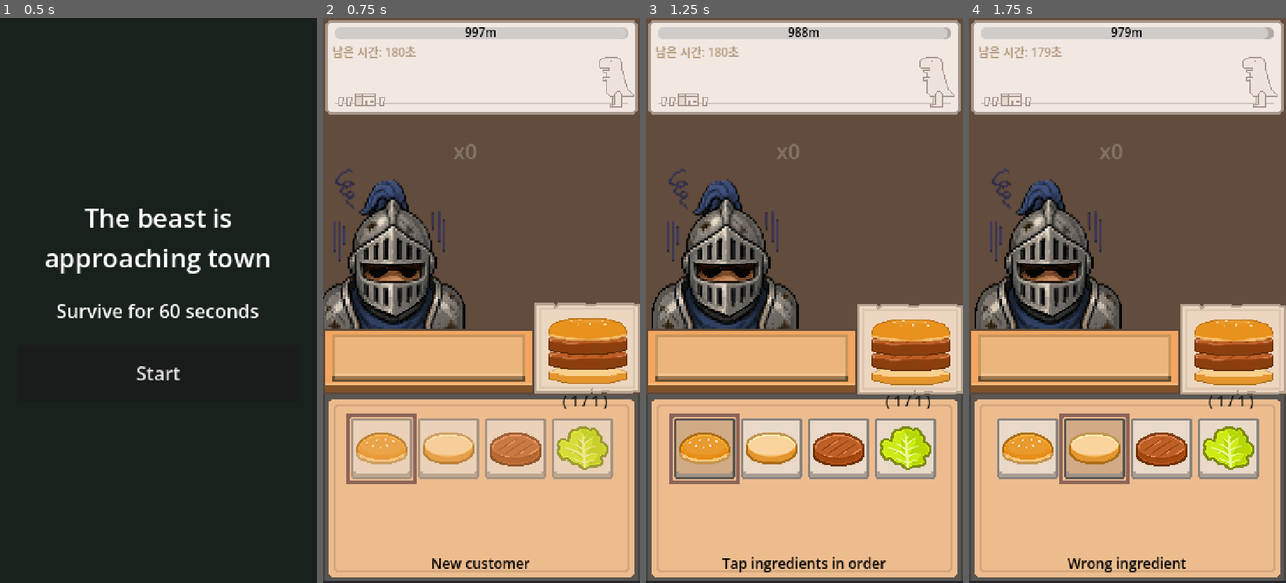
Above: before the commit, frames 1-4 (left to right).
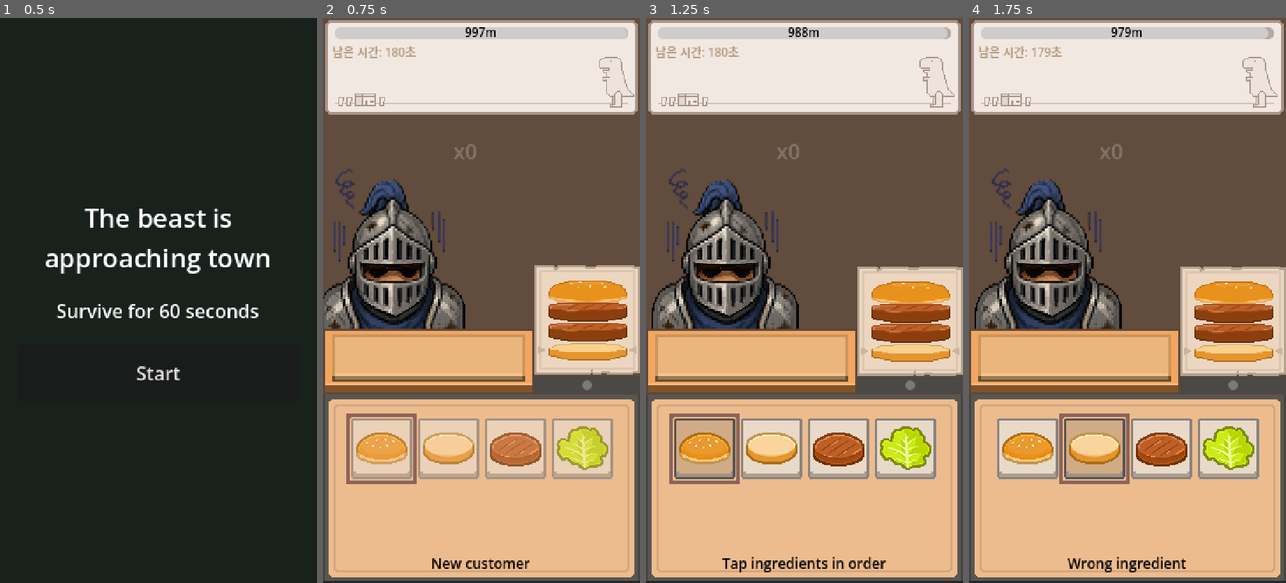
Above: after the commit, the same moments.

Repository: TO4D/save-us-burger-man
Game: Godot game, scene res://scenes/Main.tscn
Two runs of this game, one before a commit and one after it. Both use one fixed random seed, a clock stepped at 60 frames per second and the inputs below.
Inputs:
- Up to frame 1 (0.5 s): no input
- Up to frame 2 (0.75 s): click "Start" at 0.5 s
- Up to frame 3 (1.25 s): no input
- Up to frame 4 (1.75 s): tap Enter at 1.25 s; hold Right from 1.28 s (still down)

Frame 1 is identical in both runs. In frame 2, 6.6% of the frame differs, in the area x 66-100%, y 43-70%; in frame 3, 6.5%; in frame 4, 6.5%.

Commit message:
[추가] 주문 결과 등급 연출과 진행 표시 강화

Diff:
--- a/scenes/components/RecipeDisplayStack.gd
+++ b/scenes/components/RecipeDisplayStack.gd
@@ -14,29 +14,24 @@
 @export var progress_label_height: float = 12.0
 @export var progress_label_gap: float = 2.0
 
-@onready var progress_label: Label = $ProgressLabel
-
 var _ticket_views: Array[RecipePreview] = []
+var _recipes: Array = []
+var _current_recipe_index: int = 0
 var _animation_token: int = 0
 
 
 func _ready() -> void:
 	mouse_filter = Control.MOUSE_FILTER_IGNORE
-	_update_ticket_progress()
 
 
 func show_recipes(recipe_list: Array) -> void:
 	clear_recipes()
+	_recipes = recipe_list.duplicate()
+	_current_recipe_index = 0
 	var token := _animation_token
 
-	for recipe in recipe_list:
-		var ticket := RECIPE_PREVIEW_SCENE.instantiate() as RecipePreview
-		add_child(ticket)
-		ticket.set_recipe(recipe)
-		#ticket.modulate.a = 0.0
-		_ticket_views.append(ticket)
+	_show_current_recipe()
 
-	_update_ticket_progress()
 	_prepare_entry_layout()
 	_play_entry_sequence(token)
 
@@ -45,9 +40,28 @@
 	_animation_token += 1
 	for ticket in _ticket_views:
 		if is_instance_valid(ticket):
+			if ticket.get_parent() == self:
+				remove_child(ticket)
 			ticket.queue_free()
 	_ticket_views.clear()
-	_update_ticket_progress()
+	_recipes.clear()
+	_current_recipe_index = 0
+
+
+func set_current_step(step: int) -> void:
+	for index in range(_ticket_views.size()):
+		var ticket := _ticket_views[index]
+		if is_instance_valid(ticket):
+			ticket.set_active_step(step if index == 0 else -1)
+
+
+func play_current_indicator_shake() -> void:
+	if _ticket_views.is_empty():
+		return
+
+	var ticket := _ticket_views[0]
+	if is_instance_valid(ticket):
+		ticket.play_indicator_shake()
 
 
 func complete_current_recipe() -> void:
@@ -55,6 +69,7 @@
 		return
 
 	_animation_token += 1
+	var token := _animation_token
 	var ticket := _ticket_views[0]
 	_ticket_views.remove_at(0)
 
@@ -64,10 +79,28 @@
 		#tween.tween_property(ticket, "modulate:a", 0.0, exit_duration)
 		await tween.finished
 		if is_instance_valid(ticket):
+			if ticket.get_parent() == self:
+				remove_child(ticket)
 			ticket.queue_free()
 
-	_update_ticket_progress()
+	_current_recipe_index += 1
+	if _current_recipe_index < _recipes.size():
+		_show_current_recipe()
+		_prepare_entry_layout()
+		_play_entry_sequence(token)
+		return
+
 	_position_tickets(true)
+
+
+func _show_current_recipe() -> void:
+	if _current_recipe_index < 0 or _current_recipe_index >= _recipes.size():
+		return
+
+	var ticket := RECIPE_PREVIEW_SCENE.instantiate() as RecipePreview
+	add_child(ticket)
+	ticket.set_recipe(_recipes[_current_recipe_index])
+	_ticket_views.append(ticket)
 
 
 func _play_entry_sequence(token: int) -> void:
@@ -153,18 +186,3 @@
 func _on_ticket_entry_finished(ticket: RecipePreview) -> void:
 	if is_instance_valid(ticket):
 		ticket.set_ingredients_visible(true)
-
-
-func _update_ticket_progress() -> void:
-	var total := _ticket_views.size()
-
-	if progress_label == null:
-		return
-
-	progress_label.visible = total > 0
-	if total > 0:
-		progress_label.text = "( 1 / %d )" % total
-	else:
-		progress_label.text = ""
-
-	progress_label.size = Vector2(size.x, progress_label_height)
--- a/scenes/components/RecipePreview.gd
+++ b/scenes/components/RecipePreview.gd
@@ -1,15 +1,29 @@
 extends Control
 class_name RecipePreview
 
+const INDICATOR_TEXTURE := preload("res://assets/sprites/ui/indicator.png")
+
 @export var background_padding: Vector2 = Vector2(5.0, 5.0)
-@export var icon_size: Vector2 = Vector2(36.0, 18.0)
+#@export var icon_size: Vector2 = Vector2(36.0, 18.0)
+@export var icon_size: Vector2 = Vector2(70.0, 22.0)
 @export var icon_overlap: float = 5.0
+@export var indicator_size: Vector2 = Vector2(8.0, 8.0)
+@export var indicator_gap: float = 0.0
+@export var indicator_shake_offset: float = 3.0
+@export var indicator_shake_step_duration: float = 0.04
+@export var completed_ingredient_modulate: Color = Color(1, 1, 1, 0.5)
+@export var complete_stamp_size: Vector2 = Vector2(88.0, 88.0)
 
 @onready var background: NinePatchRect = $RecipeDisplayBackground
 @onready var items_root: Control = $ItemsRoot
+@onready var complete_stamp: TextureRect = $ItemsRoot/CompleteStamp
 
 var recipe: Recipe = null
 var ingredients_visible: bool = true
+var active_step: int = -1
+var _indicator_root: Control = null
+var _indicator_shake_tween: Tween = null
+var _complete_stamp_tween: Tween = null
 
 
 func _ready() -> void:
@@ -27,10 +41,29 @@
 	_render_recipe()
 
 
+func set_active_step(value: int) -> void:
+	active_step = value
+	_render_recipe()
+
+
 func set_ingredients_visible(value: bool) -> void:
 	ingredients_visible = value
 	if is_node_ready():
 		items_root.visible = ingredients_visible
+
+
+func play_indicator_shake() -> void:
+	if _indicator_root == null or not is_instance_valid(_indicator_root):
+		return
+
+	if _indicator_shake_tween != null and _indicator_shake_tween.is_valid():
+		_indicator_shake_tween.kill()
+
+	var original_position := _indicator_root.position
+	_indicator_shake_tween = create_tween()
+	_indicator_shake_tween.tween_property(_indicator_root, "position:x", original_position.x - indicator_shake_offset, indicator_shake_step_duration)
+	_indicator_shake_tween.tween_property(_indicator_root, "position:x", original_position.x + indicator_shake_offset, indicator_shake_step_duration * 2.0)
+	_indicator_shake_tween.tween_property(_indicator_root, "position:x", original_position.x, indicator_shake_step_duration)
 
 
 func _render_recipe() -> void:
@@ -39,19 +72,26 @@
 
 	items_root.visible = ingredients_visible
 
+	if _indicator_shake_tween != null and _indicator_shake_tween.is_valid():
+		_indicator_shake_tween.kill()
+	_indicator_shake_tween = null
+	_indicator_root = null
+
 	for child in items_root.get_children():
-		child.queue_free()
+		if child != complete_stamp:
+			child.queue_free()
 
 	if recipe == null or recipe.ingredients.is_empty():
 		custom_minimum_size = Vector2.ZERO
 		size = Vector2.ZERO
 		background.visible = false
+		_set_complete_stamp_visible(false, Vector2.ZERO)
 		return
 
 	var ingredient_count := recipe.ingredients.size()
 	var step_y := maxf(icon_size.y - icon_overlap, 1.0)
 	var content_size := Vector2(
-		icon_size.x + 34,
+		icon_size.x,
 		icon_size.y + step_y * float(maxi(ingredient_count - 1, 0))
 	)
 	var total_size := Vector2(
@@ -69,12 +109,74 @@
 
 	for i in range(ingredient_count):
 		var ingredient: Ingredient = recipe.ingredients[i]
+		var icon_position := Vector2(0.0, content_size.y - icon_size.y - step_y * float(i))
 		var icon := TextureRect.new()
 		icon.texture = ingredient.preview_icon_sprite if ingredient.preview_icon_sprite != null else ingredient.icon_sprite if ingredient.icon_sprite != null else ingredient.sprite
-		icon.position = Vector2(0.0, content_size.y - icon_size.y - step_y * float(i))
+		icon.position = icon_position
 		icon.custom_minimum_size = icon_size
 		icon.size = icon_size
 		icon.expand_mode = TextureRect.EXPAND_FIT_WIDTH_PROPORTIONAL
 		icon.stretch_mode = TextureRect.STRETCH_KEEP_ASPECT_CENTERED
 		icon.mouse_filter = Control.MOUSE_FILTER_IGNORE
+		if i < active_step:
+			icon.modulate = completed_ingredient_modulate
 		items_root.add_child(icon)
+
+		if i == active_step:
+			_add_indicators(icon_position)
+
+	_set_complete_stamp_visible(active_step >= ingredient_count, content_size)
+
+
+func _add_indicators(icon_position: Vector2) -> void:
+	_indicator_root = Control.new()
+	_indicator_root.position = icon_position
+	_indicator_root.mouse_filter = Control.MOUSE_FILTER_IGNORE
+	items_root.add_child(_indicator_root)
+
+	var indicator_y := (icon_size.y - indicator_size.y) * 0.5
+	var left_indicator := _create_indicator()
+	left_indicator.position = Vector2(-indicator_size.x - indicator_gap, indicator_y)
+	_indicator_root.add_child(left_indicator)
+
+	var right_indicator := _create_indicator()
+	right_indicator.flip_h = true
+	right_indicator.position = Vector2(icon_size.x + indicator_gap, indicator_y)
+	_indicator_root.add_child(right_indicator)
+
+
+func _create_indicator() -> TextureRect:
+	var indicator := TextureRect.new()
+	indicator.texture = INDICATOR_TEXTURE
+	indicator.custom_minimum_size = indicator_size
+	indicator.size = indicator_size
+	indicator.expand_mode = TextureRect.EXPAND_FIT_WIDTH_PROPORTIONAL
+	indicator.stretch_mode = TextureRect.STRETCH_KEEP_ASPECT_CENTERED
+	indicator.mouse_filter = Control.MOUSE_FILTER_IGNORE
+	return indicator
+
+
+func _set_complete_stamp_visible(value: bool, content_size: Vector2) -> void:
+	complete_stamp.custom_minimum_size = complete_stamp_size
+	complete_stamp.size = complete_stamp_size
+	complete_stamp.position = (content_size - complete_stamp_size) * 0.5
+	complete_stamp.pivot_offset = complete_stamp_size * 0.5
+	items_root.move_child(complete_stamp, items_root.get_child_count() - 1)
+
+	if complete_stamp.visible == value:
+		return
+
+	if _complete_stamp_tween != null and _complete_stamp_tween.is_valid():
+		_complete_stamp_tween.kill()
+	_complete_stamp_tween = null
+
+	complete_stamp.visible = value
+	if value:
+		complete_stamp.scale = Vector2(1.25, 1.25)
+		complete_stamp.modulate.a = 0.0
+		_complete_stamp_tween = create_tween().set_parallel(true)
+		_complete_stamp_tween.tween_property(complete_stamp, "scale", Vector2.ONE, 0.14).set_trans(Tween.TRANS_BACK).set_ease(Tween.EASE_OUT)
+		_complete_stamp_tween.tween_property(complete_stamp, "modulate:a", 1.0, 0.08)
+	else:
+		complete_stamp.scale = Vector2.ONE
+		complete_stamp.modulate.a = 1.0
--- a/scenes/components/RecipePreview.tscn
+++ b/scenes/components/RecipePreview.tscn
@@ -2,6 +2,7 @@
 
 [ext_resource type="Script" uid="uid://cvxjv7k40fn34" path="res://scenes/components/RecipePreview.gd" id="1"]
 [ext_resource type="Texture2D" uid="uid://dbf786n33o8at" path="res://assets/sprites/cook/cook_recipe.png" id="2_lr08r"]
+[ext_resource type="Texture2D" uid="uid://c3ipai8s45adi" path="res://assets/sprites/ui/result_complete_2.png" id="3_6fg68"]
 
 [node name="RecipePreview" type="Control" unique_id=525001118]
 custom_minimum_size = Vector2(90, 100)
@@ -31,3 +32,11 @@
 offset_right = 84.0
 offset_bottom = 94.0
 mouse_filter = 2
+
+[node name="CompleteStamp" type="TextureRect" parent="ItemsRoot" unique_id=523047499]
+layout_mode = 1
+offset_right = 42.0
+offset_bottom = 42.0
+mouse_filter = 2
+texture = ExtResource("3_6fg68")
+stretch_mode = 5
--- a/scenes/panels/OrderPanel.tscn
+++ b/scenes/panels/OrderPanel.tscn
@@ -11,6 +11,9 @@
 [ext_resource type="Script" uid="uid://bkg1316f80lh8" path="res://scenes/components/RecipeDisplayStack.gd" id="6_stack"]
 [ext_resource type="PackedScene" uid="uid://dcyr7651s66f" path="res://scenes/components/IngredientSlot.tscn" id="7_slot"]
 [ext_resource type="Script" uid="uid://b20bp6pi5tbgd" path="res://scenes/components/IngredientSlotGrid.gd" id="8_grid"]
+[ext_resource type="Texture2D" uid="uid://c2d1t47najpt0" path="res://assets/sprites/ui/result_good.png" id="12_good"]
+[ext_resource type="Texture2D" uid="uid://bkfi5byfv6pqs" path="res://assets/sprites/ui/result_great.png" id="13_great"]
+[ext_resource type="Texture2D" uid="uid://c4ygqskfjim15" path="res://assets/sprites/ui/result_perfect.png" id="14_perfect"]
 
 [node name="OrderPanel" type="Control" unique_id=890599604]
 layout_mode = 3
@@ -73,7 +76,7 @@
 anchor_bottom = 0.62600005
 offset_left = -92.61001
 offset_top = -85.98001
-offset_right = 92.38999
+offset_right = 87.38999
 offset_bottom = 86.01999
 grow_horizontal = 2
 grow_vertical = 2
@@ -86,6 +89,28 @@
 [node name="BurgerStack" parent="PlayArea/PlateArea" unique_id=235041741 instance=ExtResource("2")]
 position = Vector2(90, 168)
 
+[node name="ColorRect" type="ColorRect" parent="PlayArea/PlateArea" unique_id=1646500549]
+layout_mode = 0
+offset_left = 180.0
+offset_top = 156.0
+offset_right = 270.0
+offset_bottom = 172.0
+color = Color(0.29380536, 0.283413, 0.26955554, 1)
+
+[node name="OrderProgressDots" type="HBoxContainer" parent="PlayArea/PlateArea" unique_id=1839407412]
+layout_mode = 1
+anchors_preset = 6
+anchor_left = 1.0
+anchor_top = 0.5
+anchor_right = 1.0
+anchor_bottom = 0.5
+offset_top = 70.0
+offset_right = 90.0
+offset_bottom = 86.0
+grow_horizontal = 0
+grow_vertical = 2
+alignment = 1
+
 [node name="RecipeDisplayStack" type="Control" parent="PlayArea" unique_id=1423463867]
 layout_mode = 1
 anchors_preset = 3
@@ -94,23 +119,12 @@
 anchor_right = 1.0
 anchor_bottom = 1.0
 offset_left = -90.0
-offset_top = -160.0
+offset_top = -176.0
+offset_bottom = -16.0
 grow_horizontal = 0
 grow_vertical = 0
 mouse_filter = 2
 script = ExtResource("6_stack")
-
-[node name="ProgressLabel" type="Label" parent="PlayArea/RecipeDisplayStack" unique_id=912036052]
-z_index = 1000
-layout_mode = 0
-offset_left = -1.0
-offset_top = 157.0
-offset_right = 89.0
-offset_bottom = 174.0
-theme_override_colors/font_color = Color(0.051970966, 0.05197096, 0.05197095, 1)
-theme_override_font_sizes/font_size = 12
-horizontal_alignment = 1
-vertical_alignment = 1
 
 [node name="IngredientSlots" type="GridContainer" parent="." unique_id=49289063]
 layout_mode = 1
@@ -188,6 +202,53 @@
 text = "Memorize the recipe"
 horizontal_alignment = 1
 
+[node name="ResultRank" type="Control" parent="." unique_id=1902987360]
+visible = false
+z_index = 15
+layout_mode = 1
+anchors_preset = 8
+anchor_left = 0.5
+anchor_top = 0.5
+anchor_right = 0.5
+anchor_bottom = 0.5
+offset_left = -131.0
+offset_top = -154.0
+offset_right = -46.0
+offset_bottom = -130.0
+grow_horizontal = 2
+grow_vertical = 2
+mouse_filter = 2
+
+[node name="Good" type="TextureRect" parent="ResultRank" unique_id=454209822]
+visible = false
+layout_mode = 1
+offset_right = 51.0
+offset_bottom = 24.0
+mouse_filter = 2
+texture = ExtResource("12_good")
+expand_mode = 1
+stretch_mode = 5
+
+[node name="Great" type="TextureRect" parent="ResultRank" unique_id=1211702972]
+visible = false
+layout_mode = 1
+offset_right = 61.0
+offset_bottom = 24.0
+mouse_filter = 2
+texture = ExtResource("13_great")
+expand_mode = 1
+stretch_mode = 5
+
+[node name="Perfect" type="TextureRect" parent="ResultRank" unique_id=1832580181]
+visible = false
+layout_mode = 1
+offset_right = 83.0
+offset_bottom = 24.0
+mouse_filter = 2
+texture = ExtResource("14_perfect")
+expand_mode = 1
+stretch_mode = 5
+
 [node name="BlackoutOverlay" type="ColorRect" parent="." unique_id=1651185138]
 visible = false
 z_index = 20
--- a/scenes/panels/orderPanel.gd
+++ b/scenes/panels/orderPanel.gd
@@ -7,7 +7,11 @@
 const CUSTOMER_HUNGRY_TEXTURE = preload("res://assets/sprites/customers/knight1.png")
 const CUSTOMER_FULL_TEXTURE = preload("res://assets/sprites/customers/knight2.png")
 const BURGER_SERVE_DELAY_SECONDS := 0.35
+const RESULT_RANK_DISPLAY_SECONDS := 0.55
 const SCREEN_SHAKE_STEP_DURATION := 0.04
+const ORDER_PROGRESS_DOT_SIZE := Vector2(8.0, 8.0)
+const ORDER_PROGRESS_PENDING_COLOR := Color(0.48, 0.48, 0.48, 1.0)
+const ORDER_PROGRESS_COMPLETE_COLOR := Color(1.0, 0.86, 0.18, 1.0)
 
 enum Phase { IDLE, CUSTOMER_ENTERING, PLAYING, SERVING, CUSTOMER_EXITING, COMPLETE }
 
@@ -27,13 +31,20 @@
 var screen_shake_interval_seconds: float = 0.0
 var screen_shake_offset: float = 0.0
 var is_mobile_input: bool = false
+var mistake_count: int = 0
+var result_rank_tween: Tween = null
 
 @onready var distance_gauge: DistanceGauge = $DistanceGauge
 @onready var recipe_display_stack: RecipeDisplayStack = $PlayArea/RecipeDisplayStack
 @onready var customer_area: Control = $PlayArea/CustomerArea
 @onready var burger_stack: Node2D = $PlayArea/PlateArea/BurgerStack
+@onready var order_progress_dots: HBoxContainer = $PlayArea/PlateArea/OrderProgressDots
 @onready var ingredient_slots: IngredientSlotGrid = $IngredientSlots
 @onready var status_label: Label = $StatusLabel
+@onready var result_rank: Control = $ResultRank
+@onready var result_good: TextureRect = $ResultRank/Good
+@onready var result_great: TextureRect = $ResultRank/Great
+@onready var result_perfect: TextureRect = $ResultRank/Perfect
 @onready var blackout_overlay: ColorRect = $BlackoutOverlay
 @onready var blackout_label: Label = $BlackoutOverlay/BlackoutLabel
 
@@ -70,12 +81,15 @@
 
 	current_recipe_index = 0
 	current_step = 0
+	mistake_count = 0
 	blackout_overlay.visible = false
+	_hide_result_rank()
 	burger_stack.clear_stack()
 	_setup_ingredient_slots(false)
 	_clear_customer()
 	_reset_screen_shake_position()
 	screen_shake_elapsed = 0.0
+	_setup_order_progress_dots()
 	_on_distance_changed(DistanceManager.distance, DistanceManager.MAX_DISTANCE)
 	distance_gauge.show_customer_queue()
 	_start_customer(round_token)
@@ -85,7 +99,9 @@
 	round_token += 1
 	current_phase = Phase.IDLE
 	blackout_overlay.visible = false
+	_hide_result_rank()
 	recipe_display_stack.clear_recipes()
+	_clear_order_progress_dots()
 	ingredient_slots.set_interaction_enabled(false)
 	ingredient_slots.clear_slots()
 	burger_stack.clear_stack()
@@ -152,6 +168,7 @@
 
 	var expected: Ingredient = current_recipe.ingredients[current_step]
 	if ingredient.id != expected.id:
+		mistake_count += 1
 		ComboManager.reset_combo()
 		_show_wrong_input_feedback()
 		return
@@ -161,8 +178,10 @@
 	burger_stack.add_ingredient(ingredient)
 	current_step += 1
 	status_label.text = "%d / %d" % [current_step, current_recipe.ingredients.size()]
+	recipe_display_stack.set_current_step(current_step)
 
 	if current_step >= current_recipe.ingredients.size():
+		_update_order_progress_dots(current_recipe_index + 1)
 		_finish_current_burger()
 
 
@@ -174,8 +193,12 @@
 	await _play_eating_particles(eat_position)
 	await recipe_display_stack.complete_current_recipe()
 	current_recipe_index += 1
+	_update_order_progress_dots()
 
 	if current_recipe_index >= recipes.size():
+		_show_result_rank()
+		await get_tree().create_timer(RESULT_RANK_DISPLAY_SECONDS).timeout
+		_hide_result_rank()
 		await _exit_customer()
 		_play_customer_attack_and_recover()
 		current_phase = Phase.COMPLETE
@@ -184,10 +207,48 @@
 
 	current_recipe = recipes[current_recipe_index]
 	current_step = 0
+	recipe_display_stack.set_current_step(current_step)
 	burger_stack.clear_stack()
 	status_label.text = "Next burger"
 	current_phase = Phase.PLAYING
 	_setup_ingredient_slots(true)
+
+
+func _setup_order_progress_dots() -> void:
+	_clear_order_progress_dots()
+	order_progress_dots.visible = not recipes.is_empty()
+
+	for i in range(recipes.size()):
+		var dot := Panel.new()
+		dot.custom_minimum_size = ORDER_PROGRESS_DOT_SIZE
+		dot.size = ORDER_PROGRESS_DOT_SIZE
+		dot.size_flags_horizontal = Control.SIZE_SHRINK_CENTER
+		dot.size_flags_vertical = Control.SIZE_SHRINK_CENTER
+		dot.mouse_filter = Control.MOUSE_FILTER_IGNORE
+		order_progress_dots.add_child(dot)
+
+	_update_order_progress_dots()
+
+
+func _clear_order_progress_dots() -> void:
+	for child in order_progress_dots.get_children():
+		order_progress_dots.remove_child(child)
+		child.queue_free()
+
+
+func _update_order_progress_dots(completed_count: int = -1) -> void:
+	var filled_count := current_recipe_index if completed_count < 0 else completed_count
+	for index in range(order_progress_dots.get_child_count()):
+		var dot := order_progress_dots.get_child(index) as Panel
+		if dot == null:
+			continue
+		var style := StyleBoxFlat.new()
+		style.bg_color = ORDER_PROGRESS_COMPLETE_COLOR if index < filled_count else ORDER_PROGRESS_PENDING_COLOR
+		style.corner_radius_top_left = int(ORDER_PROGRESS_DOT_SIZE.x * 0.5)
+		style.corner_radius_top_right = int(ORDER_PROGRESS_DOT_SIZE.x * 0.5)
+		style.corner_radius_bottom_left = int(ORDER_PROGRESS_DOT_SIZE.x * 0.5)
+		style.corner_radius_bottom_right = int(ORDER_PROGRESS_DOT_SIZE.x * 0.5)
+		dot.add_theme_stylebox_override("panel", style)
 
 
 func _fail_customer() -> void:
@@ -207,6 +268,7 @@
 
 func _show_wrong_input_feedback() -> void:
 	status_label.text = "Wrong ingredient"
+	recipe_display_stack.play_current_indicator_shake()
 	var original_position: Vector2 = ingredient_slots.position
 	var tween: Tween = create_tween()
 	tween.tween_property(ingredient_slots, "position:x", original_position.x - 5.0, 0.04)
@@ -224,6 +286,47 @@
 	var tween: Tween = create_tween()
 	tween.tween_property(flash, "modulate:a", 0.0, 0.22)
 	tween.tween_callback(flash.queue_free)
+
+
+func _show_result_rank() -> void:
+	_hide_result_rank_images()
+	var target := _get_result_rank_texture()
+	target.visible = true
+
+	if result_rank_tween != null and result_rank_tween.is_valid():
+		result_rank_tween.kill()
+
+	result_rank.visible = true
+	result_rank.pivot_offset = result_rank.size * 0.5
+	result_rank.scale = Vector2(1.2, 1.2)
+	result_rank.modulate.a = 0.0
+	result_rank_tween = create_tween().set_parallel(true)
+	result_rank_tween.tween_property(result_rank, "scale", Vector2.ONE, 0.16).set_trans(Tween.TRANS_BACK).set_ease(Tween.EASE_OUT)
+	result_rank_tween.tween_property(result_rank, "modulate:a", 1.0, 0.08)
+
+
+func _hide_result_rank() -> void:
+	if result_rank_tween != null and result_rank_tween.is_valid():
+		result_rank_tween.kill()
+	result_rank_tween = null
+	result_rank.visible = false
+	result_rank.scale = Vector2.ONE
+	result_rank.modulate.a = 1.0
+	_hide_result_rank_images()
+
+
+func _hide_result_rank_images() -> void:
+	result_good.visible = false
+	result_great.visible = false
+	result_perfect.visible = false
+
+
+func _get_result_rank_texture() -> TextureRect:
+	if mistake_count == 0:
+		return result_perfect
+	if mistake_count <= 3:
+		return result_great
+	return result_good
 
 
 func _on_ultimate_triggered(recovery_amount: float, freeze_duration: float) -> void:
@@ -353,6 +456,7 @@
 
 func _display_current_recipes() -> void:
 	recipe_display_stack.show_recipes(recipes.slice(current_recipe_index, recipes.size()))
+	recipe_display_stack.set_current_step(current_step)
 
 
 func _create_customer_sprite(full: bool) -> Node2D:
Binary file added: assets/sprites/ui/indicator.png
Not shown, added: assets/sprites/ui/indicator.png.import
Binary file added: assets/sprites/ui/result_complete_2.png
Not shown, added: assets/sprites/ui/result_complete_2.png.import
Binary file added: assets/sprites/ui/result_good.png
Not shown, added: assets/sprites/ui/result_good.png.import
Binary file added: assets/sprites/ui/result_great.png
Not shown, added: assets/sprites/ui/result_great.png.import
Binary file added: assets/sprites/ui/result_perfect.png
Not shown, added: assets/sprites/ui/result_perfect.png.import
